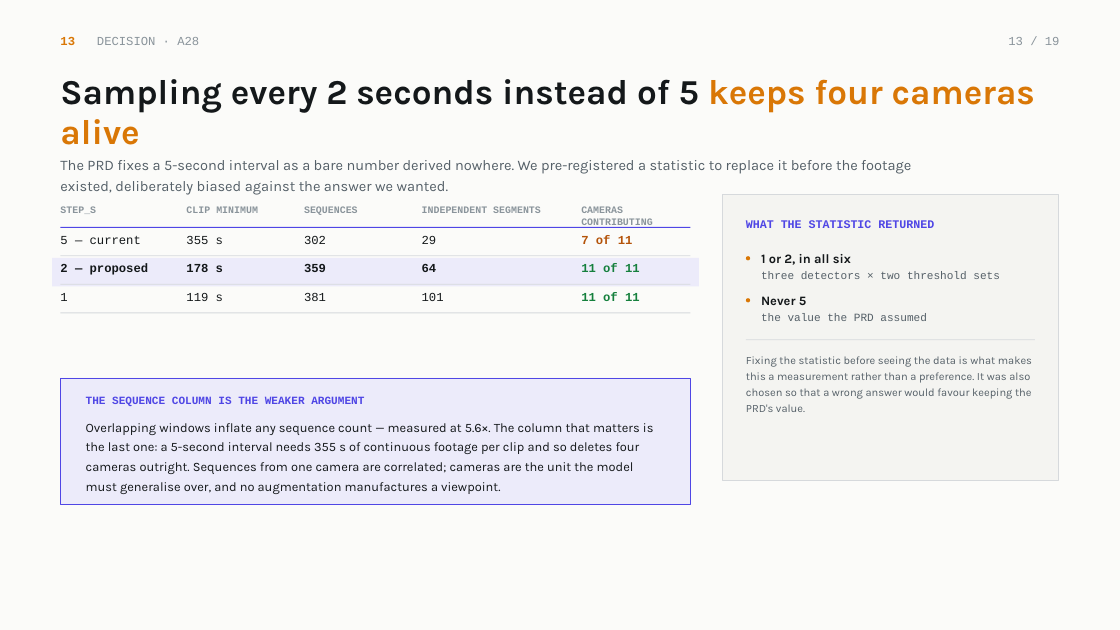
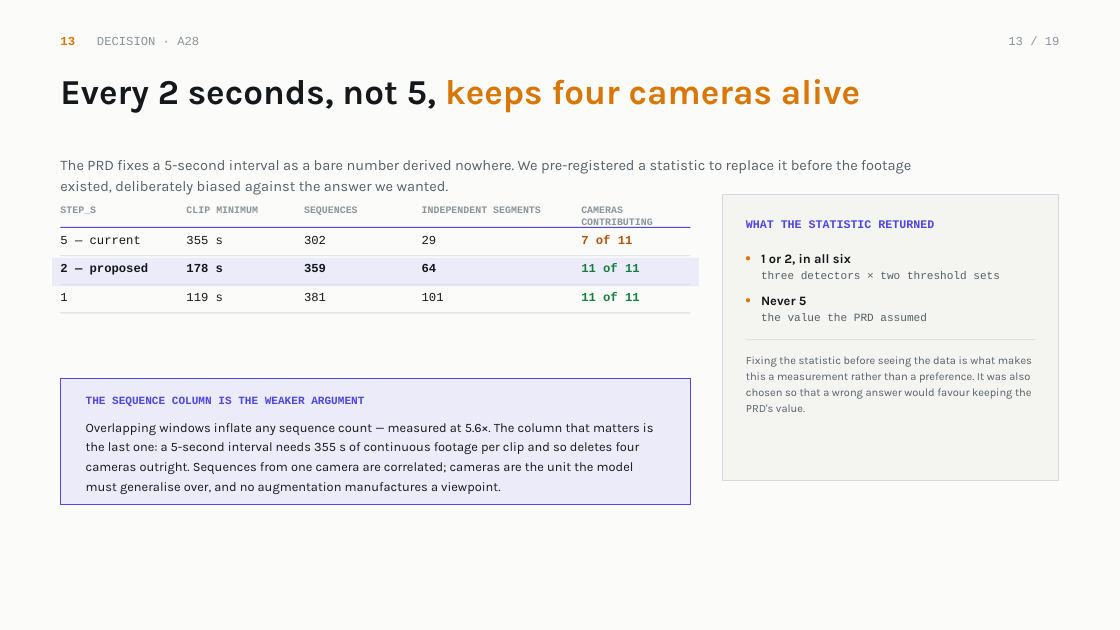
Before and after one commit to Divyansh-9/CNN_VIT_BILSTM_CROSS_ATTENTION_BASED_TRAFFIC_MANAGEMENT_SYSTEM, a slide deck: slide 13 of docs/demo/MFSTNet-Project-Review.pptx. Drawn at 1120x630 pixels with LibreOffice and Linux fonts; fonts in the diff are those of the drawing. Boxes give left, top, right and bottom in pixels: in the first picture for what was removed or moved away, otherwise in the second. Text is boxed around its words. In the diff, an @@ line names an element or a change of style, - is before the commit and + after.

```diff
--- a/docs/demo/MFSTNet-Project-Review.pptx
+++ b/docs/demo/MFSTNet-Project-Review.pptx
@@ text at [60, 79, 860, 113]: text changed; text colour #14181A to #D97706 @@
-Sampling every 2 seconds instead of 5 keeps four cameras alive
+Every 2 seconds, not 5, keeps four cameras alive
```
Also in this commit, not shown: 3 other slides changed, 4 other files.
